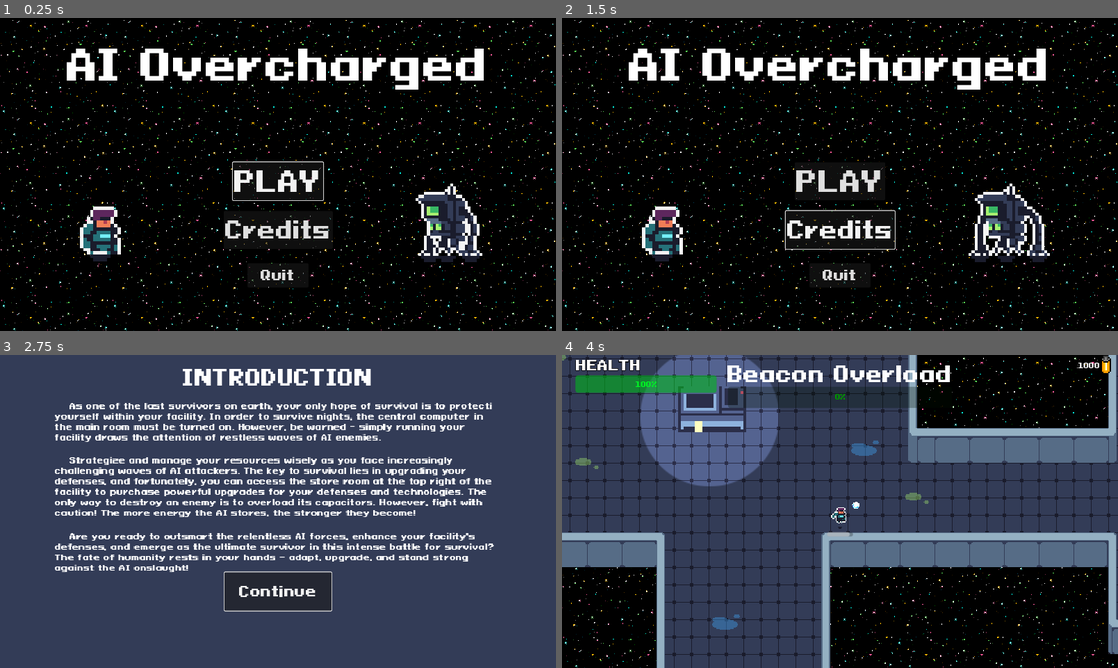
Above: before the commit, frames 1-4 (two rows, left to right).
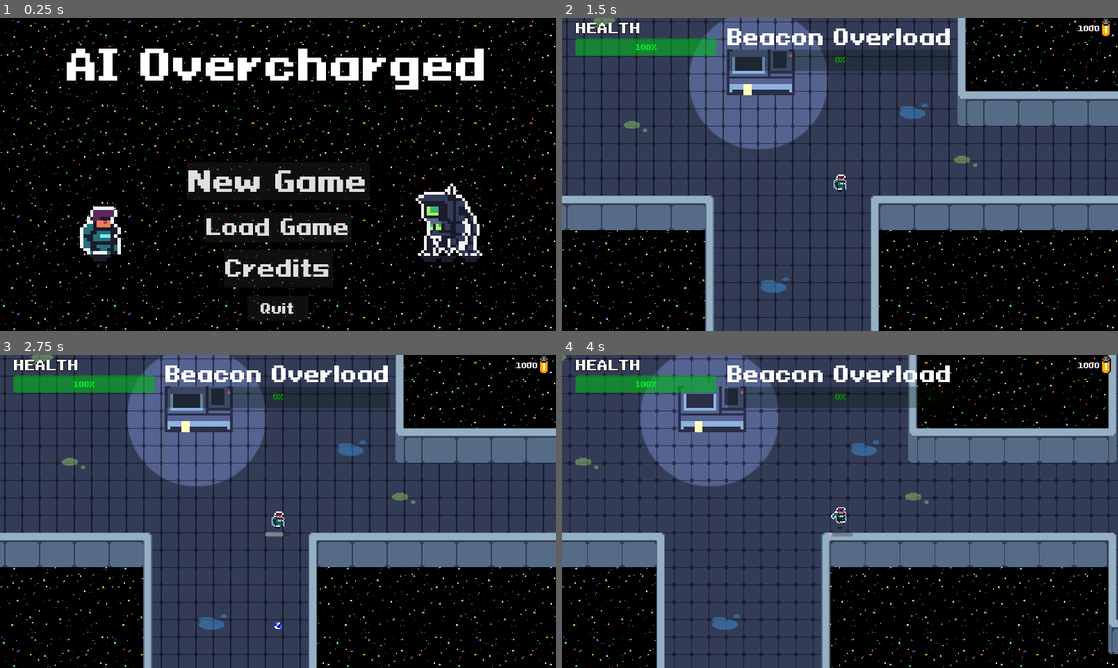
Above: after the commit, the same moments.

Repository: AugustanaCSC380January2024/final-game-solo
Game: Godot game, scene res://Scenes/main_menu.tscn
Same seed, same stepped clock (60 frames per second), same inputs: the game is played once before the commit and once after it. Sound files missing from this copy of the repository are replaced by a short silence.
Inputs (mouse positions are in pixels of both pictures, inside the frame that each line leads up to):
- Up to frame 1 (0.25 s): no input
- Up to frame 2 (1.5 s): click (840, 227) at 0.5 s, where only the run after the commit has a clickable "Load Game"; click "MAIN MENU" (after the commit: "Continue") at 1.25 s
- Up to frame 3 (2.75 s): click (278, 517) at 2 s, where only the run before the commit has a clickable "PLAY"
- Up to frame 4 (4 s): click (840, 592) at 2.75 s, where only the run before the commit has a clickable "Continue"; tap Enter at 3.5 s; move the mouse to (962, 495) at 3.52 s; hold Right (ui_right) from 3.53 s (still down); tap E (interact) at 3.6 s; click (962, 495) at 3.67 s

The runs differ from the first frame. In frame 1, 3.0% of the frame differs, in the area x 33-67%, y 45-97%; in frame 2, 74%, in the area x 0-100%, y 0-100%; in frame 3, 65%; in frame 4, less than 0.1%.
Error after the commit: Attempt to call function 'grab_focus' in base 'null instance' on a null instance. (res://Scripts/main_menu.gd:11)

Commit message:
Added save and load buttons

Diff:
--- a/Scenes/main_menu.tscn
+++ b/Scenes/main_menu.tscn
@@ -119,21 +119,37 @@
 text = "AI Overcharged"
 label_settings = SubResource("LabelSettings_33sfo")
 
-[node name="Play" type="Button" parent="."]
-layout_mode = 1
-anchors_preset = 8
-anchor_left = 0.5
-anchor_top = 0.5
-anchor_right = 0.5
-anchor_bottom = 0.5
-offset_left = -104.0
+[node name="NewGame" type="Button" parent="."]
+layout_mode = 1
+anchors_preset = 8
+anchor_left = 0.5
+anchor_top = 0.5
+anchor_right = 0.5
+anchor_bottom = 0.5
+offset_left = -210.0
 offset_top = -28.0
-offset_right = 104.0
+offset_right = 211.0
 offset_bottom = 59.0
 grow_horizontal = 2
 grow_vertical = 2
 theme_override_font_sizes/font_size = 64
-text = "PLAY"
+text = "New Game"
+
+[node name="LoadGame" type="Button" parent="."]
+layout_mode = 1
+anchors_preset = 8
+anchor_left = 0.5
+anchor_top = 0.5
+anchor_right = 0.5
+anchor_bottom = 0.5
+offset_left = -168.0
+offset_top = 88.0
+offset_right = 168.0
+offset_bottom = 155.0
+grow_horizontal = 2
+grow_vertical = 2
+theme_override_font_sizes/font_size = 48
+text = "Load Game"
 
 [node name="CreditsButton" type="Button" parent="."]
 layout_mode = 1
@@ -143,9 +159,9 @@
 anchor_right = 0.5
 anchor_bottom = 0.5
 offset_left = -124.5
-offset_top = 84.0
+offset_top = 173.0
 offset_right = 124.5
-offset_bottom = 171.0
+offset_bottom = 260.0
 grow_horizontal = 2
 grow_vertical = 2
 theme_override_font_sizes/font_size = 52
@@ -159,9 +175,9 @@
 anchor_right = 0.5
 anchor_bottom = 0.5
 offset_left = -70.0
-offset_top = 204.0
+offset_top = 280.0
 offset_right = 70.0
-offset_bottom = 260.0
+offset_bottom = 336.0
 grow_horizontal = 2
 grow_vertical = 2
 theme_override_font_sizes/font_size = 32
@@ -189,6 +205,7 @@
 volume_db = -6.0
 autoplay = true
 
-[connection signal="pressed" from="Play" to="." method="_on_play_pressed"]
+[connection signal="pressed" from="NewGame" to="." method="_on_play_pressed"]
+[connection signal="pressed" from="LoadGame" to="." method="_on_load_game_pressed"]
 [connection signal="pressed" from="CreditsButton" to="." method="_on_credits_pressed"]
 [connection signal="pressed" from="Quit" to="." method="_on_quit_pressed"]
--- a/Scenes/pause_menu.tscn
+++ b/Scenes/pause_menu.tscn
@@ -59,13 +59,29 @@
 anchor_right = 0.5
 anchor_bottom = 0.5
 offset_left = -116.0
-offset_top = 86.0
+offset_top = 177.0
 offset_right = 125.0
-offset_bottom = 161.0
+offset_bottom = 252.0
 grow_horizontal = 2
 grow_vertical = 2
 theme_override_font_sizes/font_size = 32
 text = "MAIN MENU"
+
+[node name="Save" type="Button" parent="."]
+layout_mode = 1
+anchors_preset = 8
+anchor_left = 0.5
+anchor_top = 0.5
+anchor_right = 0.5
+anchor_bottom = 0.5
+offset_left = -86.0
+offset_top = 77.0
+offset_right = 95.0
+offset_bottom = 132.0
+grow_horizontal = 2
+grow_vertical = 2
+theme_override_font_sizes/font_size = 32
+text = "SAVE"
 
 [node name="Quit" type="Button" parent="."]
 layout_mode = 1
@@ -75,9 +91,9 @@
 anchor_right = 0.5
 anchor_bottom = 0.5
 offset_left = -48.0
-offset_top = 203.0
+offset_top = 278.0
 offset_right = 53.0
-offset_bottom = 256.0
+offset_bottom = 331.0
 grow_horizontal = 2
 grow_vertical = 2
 theme_override_font_sizes/font_size = 32
@@ -101,5 +117,6 @@
 
 [connection signal="pressed" from="Resume" to="." method="_on_resume_pressed"]
 [connection signal="pressed" from="MainMenu" to="." method="_on_main_menu_pressed"]
+[connection signal="pressed" from="Save" to="." method="_on_save_pressed"]
 [connection signal="pressed" from="Quit" to="." method="_on_quit_pressed"]
 [connection signal="pressed" from="AddPlayer2" to="." method="_on_add_player_2_pressed"]
--- a/Scripts/game.gd
+++ b/Scripts/game.gd
@@ -48,9 +48,6 @@
 
 
 func _ready():
-	#var index = 1
-	#for user in GameManager.Players:
-		#var currentPlayer = Player
 	player.can_shoot = false
 	beacon.beacon_take_damage.connect(beacon_take_damage)
 	player.battery_collected.connect(add_battery)
@@ -282,5 +279,7 @@
 		if !player.alive:
 				player_cam.global_position = beacon.global_position
 		else:
+			print("TRUER")
 			player_cam.global_position = player.global_position
-		player_cam.zoom = Vector2(2.5,2.5)
+			print(player.global_position)
+			player_cam.zoom = Vector2(2.5,2.5)
--- a/Scripts/main_menu.gd
+++ b/Scripts/main_menu.gd
@@ -4,6 +4,8 @@
 @onready var credits_button = $CreditsButton
 @onready var quit = $Quit
 @onready var credits = $Credits
+
+var save_path = "user://aiovercharged.save"
 
 func _ready():
 	play.grab_focus()
@@ -18,3 +20,19 @@
 
 func _on_quit_pressed():
 	get_tree().quit()
+
+
+func _on_load_game_pressed():
+	if FileAccess.file_exists(save_path):
+		print("file found")
+		var file = FileAccess.open(save_path, FileAccess.READ)
+		var max_health = file.get_var()
+		var bullet_damage = file.get_var()
+		var bullet_speed = file.get_var()
+		var fire_rate = file.get_var()
+		var bullet_size = file.get_var()
+		var round = file.get_var()
+		var batteries = file.get_var()
+	get_tree().change_scene_to_file("res://Scenes/Game.tscn")
+
+	pass # Replace with function body.
--- a/Scripts/pause_menu.gd
+++ b/Scripts/pause_menu.gd
@@ -1,8 +1,12 @@
 extends Control
+
+var save_path = "user://aiovercharged.save"
 
 var crosshair = load("res://Assets/Sprites/crosshair111.png")
 @onready var resume = $Resume
 @onready var add_player_2_button = $AddPlayer2
+@onready var player = get_parent().get_parent().get_node("Player")
+@onready var game = get_parent().get_parent()
 
 signal add_player_2
 
@@ -40,3 +44,15 @@
 	add_player_2.emit()
 	add_player_2_button.queue_free()
 	change_pause_state()
+
+
+func _on_save_pressed():
+	var file = FileAccess.open(save_path,FileAccess.WRITE)
+	file.store_var(player.max_health)
+	file.store_var(player.bullet_damage)
+	file.store_var(player.bullet_speed)
+	file.store_var(player.fire_rate)
+	file.store_var(player.bullet_size)
+	file.store_var(game.round)
+	file.store_var(game.batteries)
+	pass # Replace with function body.
Not shown, added: Scenes/GamCE59.tmp
